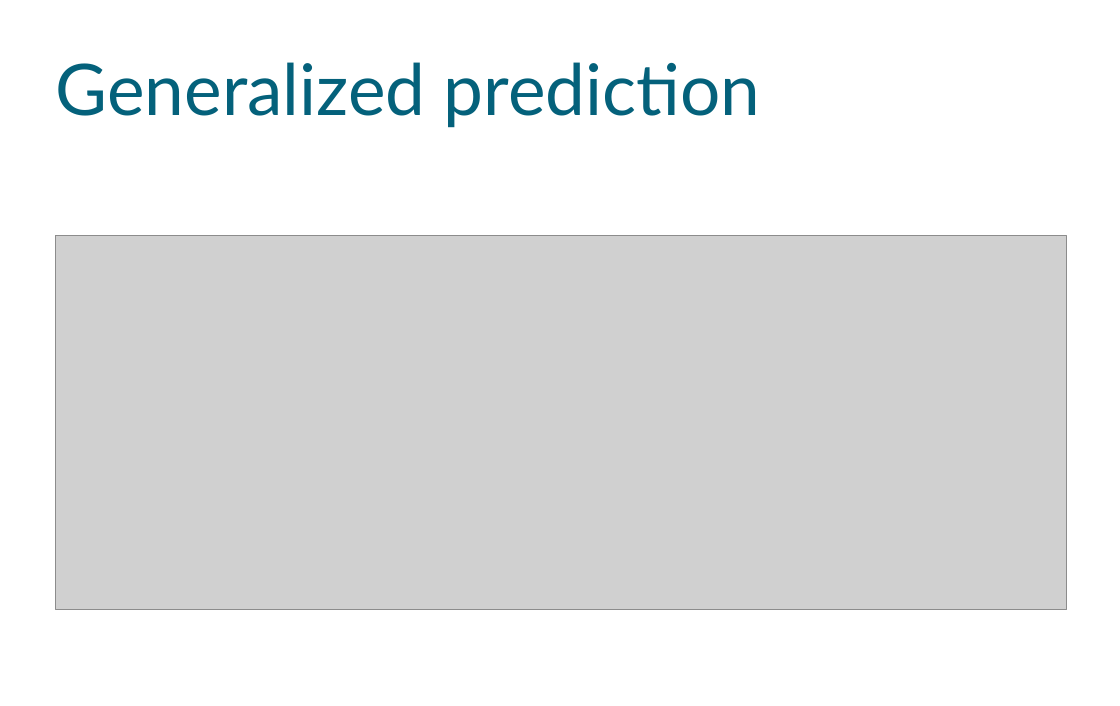
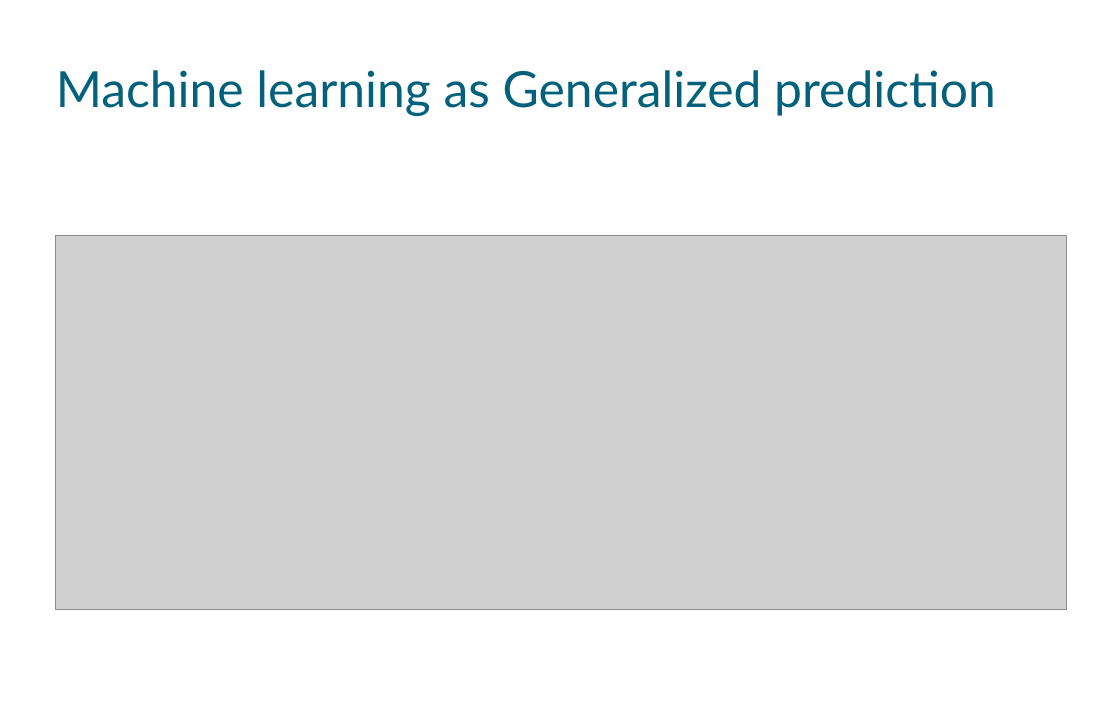
Before and after one commit to datapractice/machinelearners, a slide deck: slide 4 of mackenzie_govern_predict.odp (slide 3 before the commit). Drawn at 1120x706 pixels with LibreOffice and Linux fonts; fonts in the diff are those of the drawing; grey boxes stand for pictures; background and template pictures are left out. Boxes give left, top, right and bottom in pixels: in the first picture for what was removed or moved away, otherwise in the second. Text is boxed around its words. In the diff, an @@ line names an element or a change of style, - is before the commit and + after.

```diff
--- a/mackenzie_govern_predict.odp
+++ b/mackenzie_govern_predict.odp
@@ title at (56,70,996,116): text changed; size 60 to 42 pt @@
-Generalized prediction
+Machine learning as Generalized prediction
```
Also in this commit, not shown: 7 other slides changed, 5 slides added, 3 slides removed, 1 other file.
